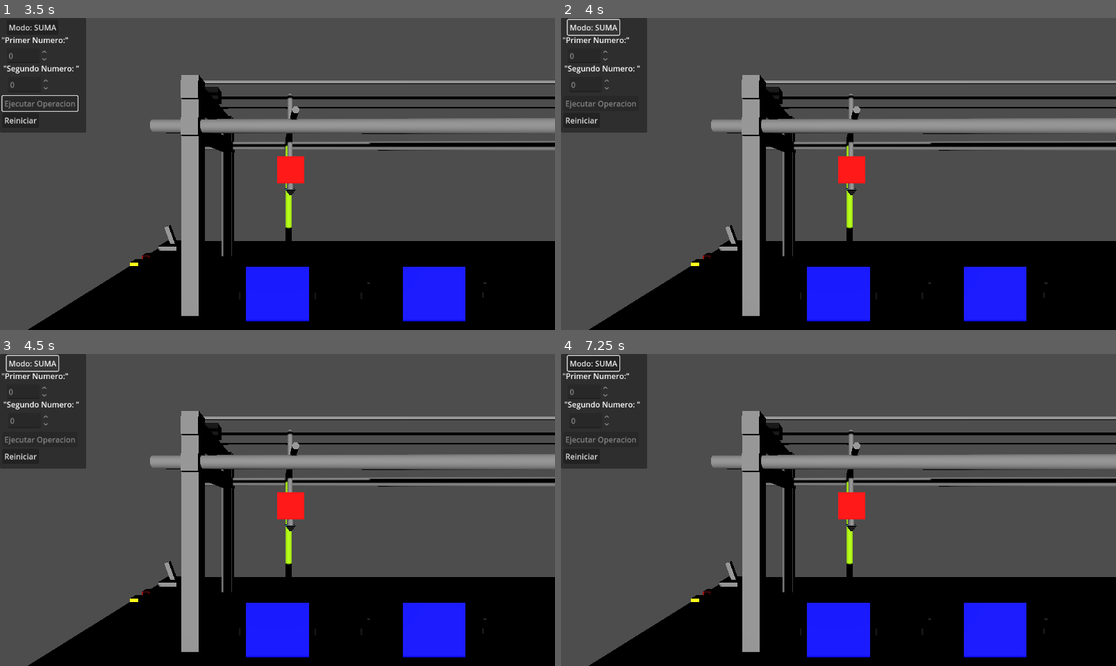
Above: before the commit, frames 1-4 (two rows, left to right).
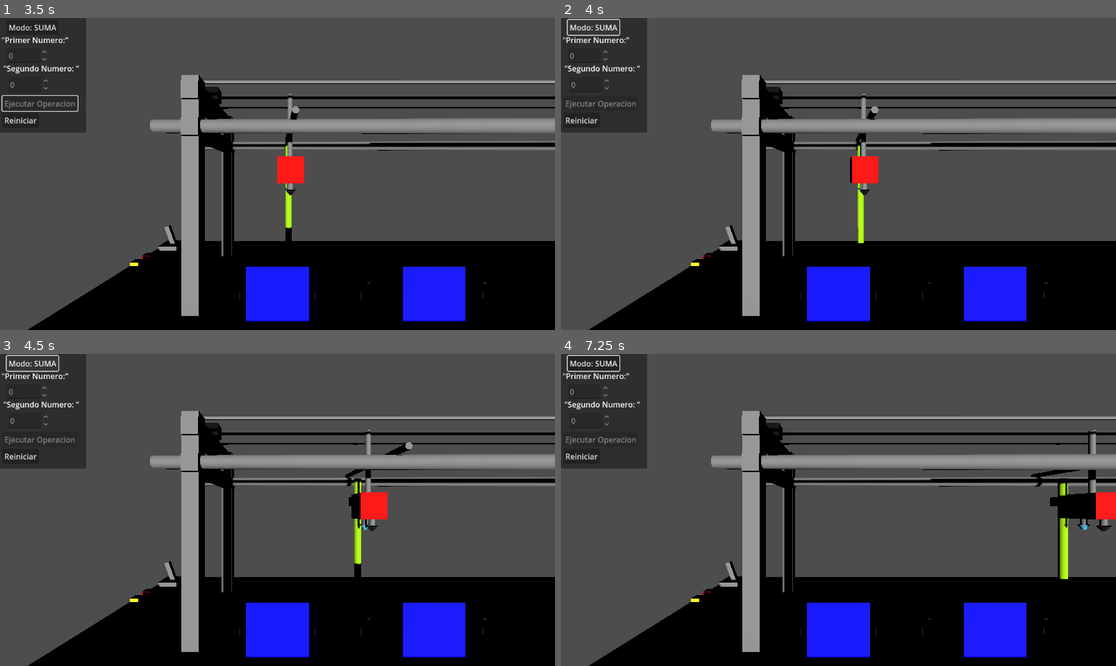
Above: after the commit, the same moments.

Repository: PA1IN/maquina_turing
Game: Godot game, scene res://Escenas/main.tscn
Same seed, same stepped clock (60 frames per second), same inputs: the game is played once before the commit and once after it.
Inputs (mouse positions are in pixels of both pictures, inside the frame that each line leads up to):
- Up to frame 1 (3.5 s): click "Reiniciar" at 0.5 s; click "Reiniciar" at 1.25 s; click "Reiniciar" at 2 s; click "Ejecutar Operacion" at 2.75 s
- Up to frame 2 (4 s): click "Modo: SUMA" at 3.5 s
- Up to frame 3 (4.5 s): click "Modo: SUMA" at 4.25 s
- Up to frame 4 (7.25 s): click "Modo: SUMA" at 5 s; move the mouse to (960, 494) at 5.77 s; click (960, 494) at 5.92 s; tap Enter at 6.5 s; move the mouse to (727, 525) at 6.52 s; click (727, 525) at 6.67 s

Frame 1 is identical in both runs. In frame 2, 1.3% of the frame differs, in the area x 49-58%, y 24-73%; in frame 3, 2.0%; in frame 4, 2.6%, in the area x 49-100%, y 24-73%.

Commit message:
Cambio de movimiento

Diff:
--- a/Escenas/main.tscn
+++ b/Escenas/main.tscn
@@ -356,3 +356,9 @@
 [node name="BotonReset3D" parent="." instance=ExtResource("5_2ia52")]
 transform = Transform3D(1, 0, 0, 0, 1, 0, 0, 0, 1, -6.7099905, -0.34554484, -1.7182999)
 albedo_color = Color(1, 1, 0, 1)
+
+[node name="Label3D" type="Label3D" parent="."]
+transform = Transform3D(1, 0, 0, 0, 1, 0, 0, 0, 1, 3.8993187, 0, 9.017141)
+text = "Base completa:
+Largo: 25–30 cm
+"
--- a/Scripts/main.gd
+++ b/Scripts/main.gd
@@ -41,7 +41,7 @@
 var reglas_suma = {
 	"q0": {
 		1: {"escribir": 0, "mover": 1, "next": "q1"},
-		0: {"escribir": 0, "mover": 0, "next": "FINAL"}
+		0: {"escribir": 0, "mover": 1, "next": "q0"}
 	},
 	"q1": {
 		1: {"escribir": 1, "mover": 1, "next": "q1"},
